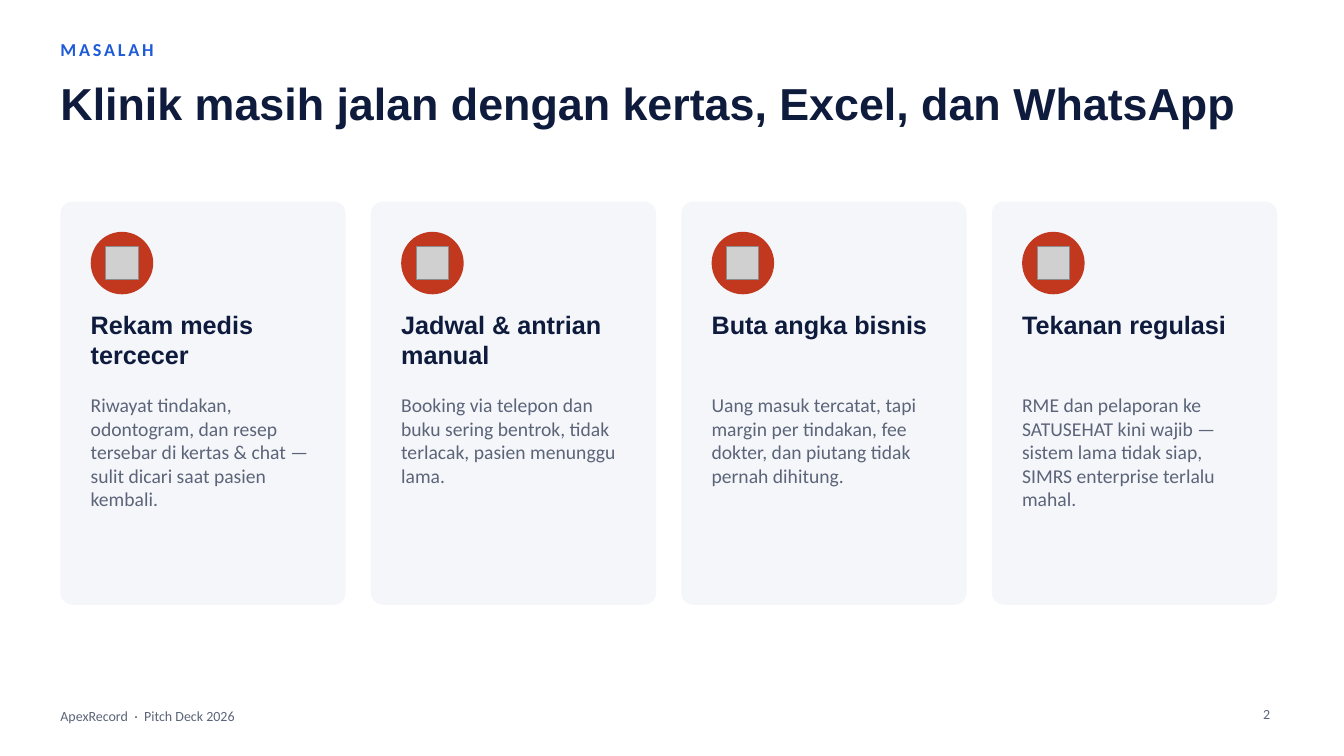
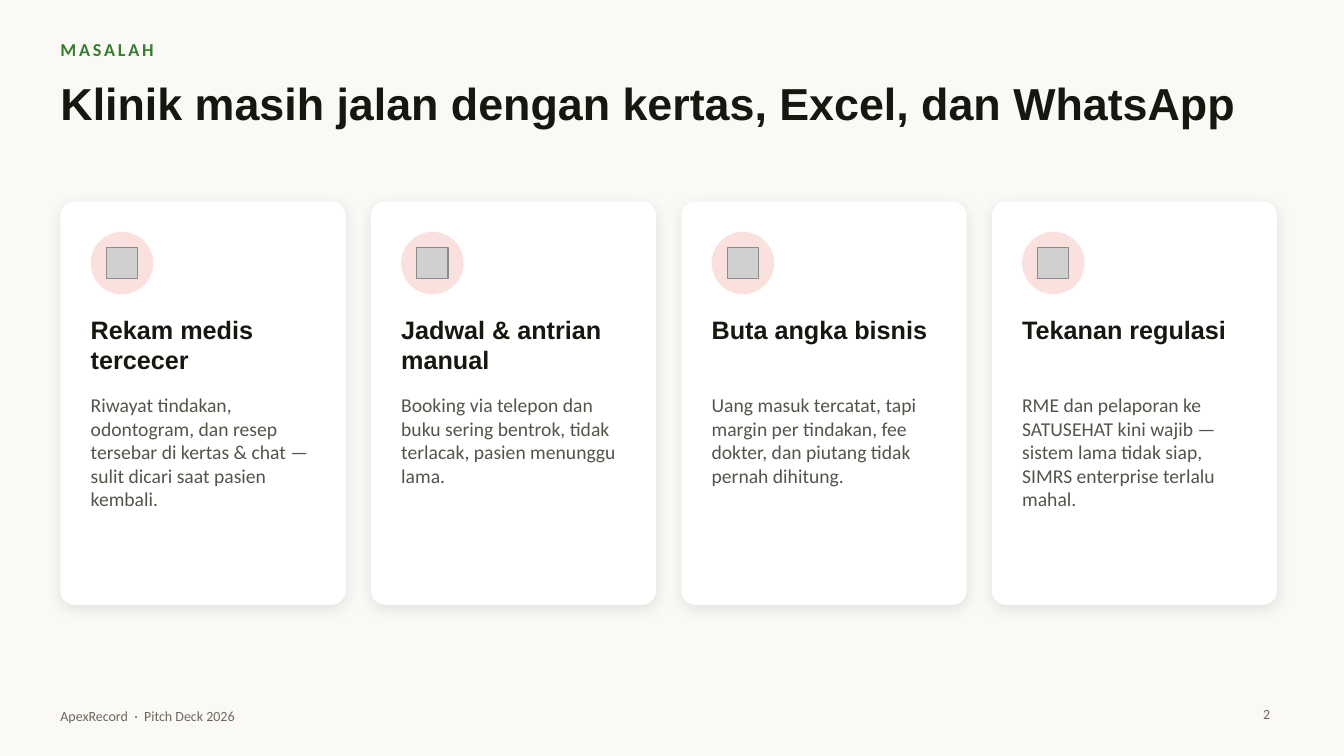
Before and after one commit to fajrulichsanai/apex-record, a slide deck: slide 2 of docs/pitch-deck/ApexRecord-Pitch-Deck.pptx. Drawn at 1344x756 pixels with LibreOffice and Linux fonts; fonts in the diff are those of the drawing; grey boxes stand for pictures. Boxes give left, top, right and bottom in pixels: in the first picture for what was removed or moved away, otherwise in the second. Text is boxed around its words. In the diff, an @@ line names an element or a change of style, - is before the commit and + after.

```diff
--- a/docs/pitch-deck/ApexRecord-Pitch-Deck.pptx
+++ b/docs/pitch-deck/ApexRecord-Pitch-Deck.pptx
@@ background #FFFFFF to #FAF9F6 @@
@@ text "MASALAH" at [60, 44, 153, 56]: text colour #1E5BD8 to #367D2F @@
@@ fill #F4F6FA to #FFFFFF; shadow on; proportions changed in 4 elements at [60, 202, 346, 605], [371, 202, 656, 605], [682, 202, 967, 605], [992, 202, 1277, 605] @@
@@ fill #C1381F to #FBE1DE in 4 elements at [91, 232, 153, 294], [401, 232, 464, 294], [712, 232, 774, 294], [1022, 232, 1085, 294] @@
@@ text colour #0F1B3D to #17160F in 5 elements at [60, 87, 1234, 129], [91, 320, 253, 370], [401, 320, 601, 370], [712, 320, 927, 345], [1022, 320, 1226, 345] @@
@@ text colour #5B6478 to #55534A in 4 elements at [91, 398, 286, 506], [712, 398, 917, 487], [1022, 398, 1215, 506], [401, 398, 615, 483] @@
@@ text "ApexRecord · Pitch Deck 2026" at [60, 711, 234, 723]: text colour #5B6478 to #6B695D @@
@@ page number at [1263, 710, 1270, 719]: text colour #5B6478 to #6B695D @@
```
Also in this commit, not shown: 12 other slides changed, 7 slides added, 3 slides removed.
